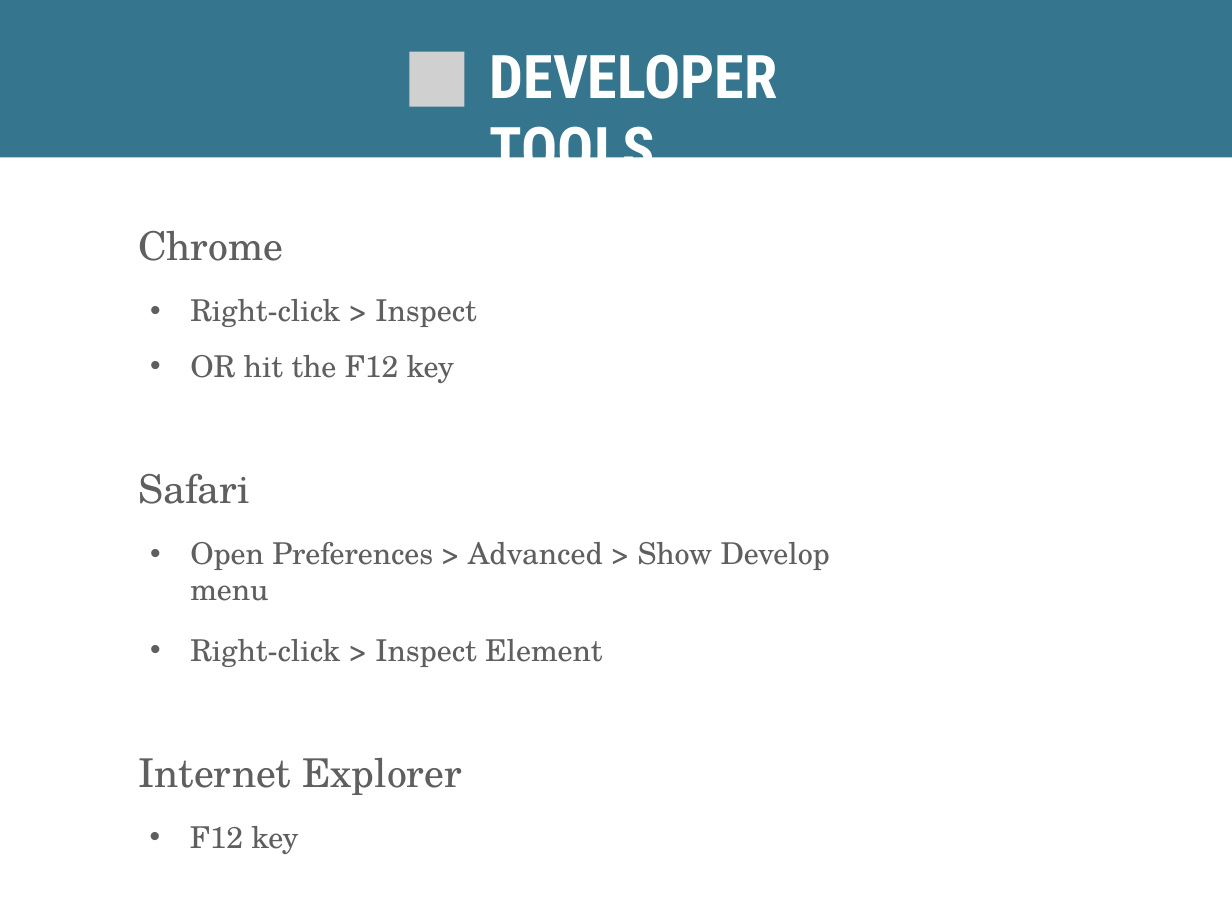
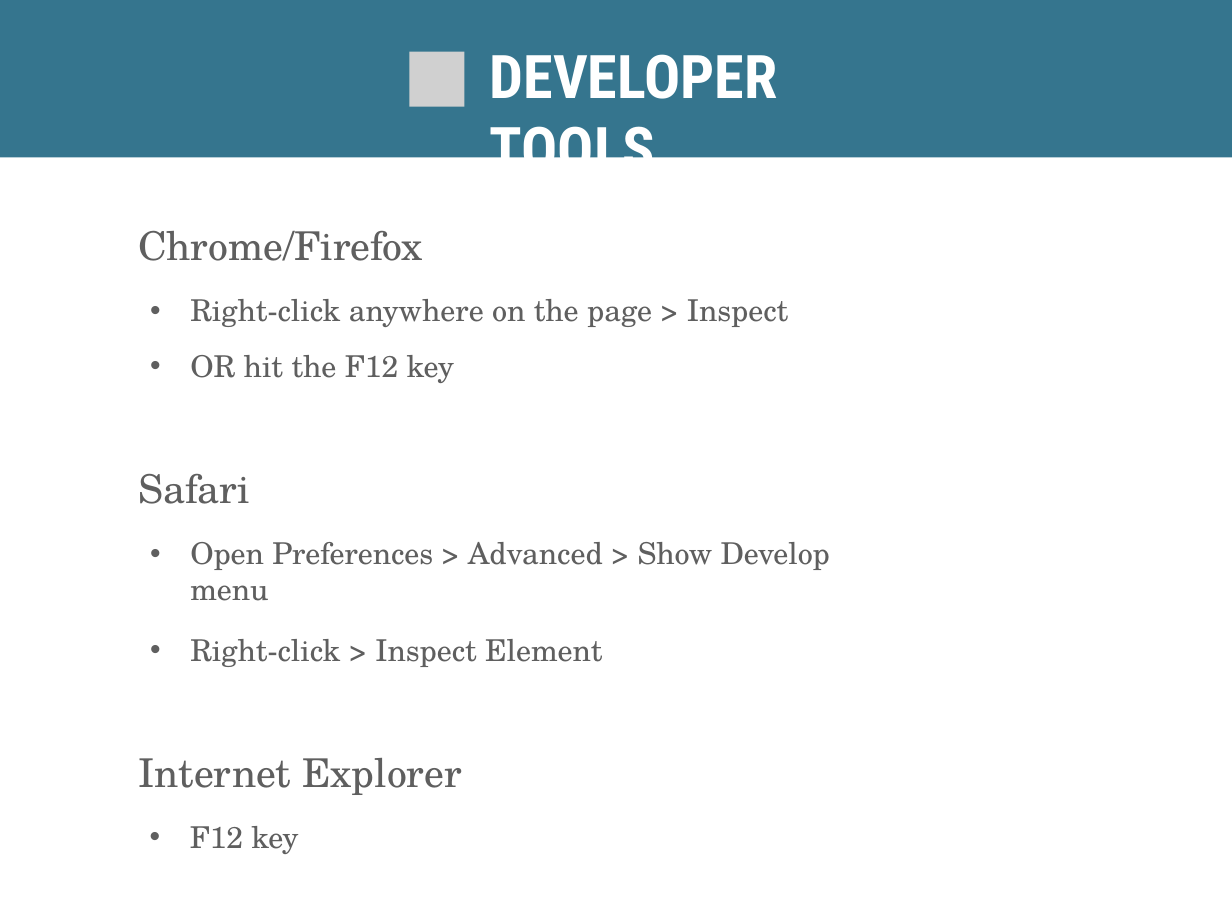
Before and after one commit to kweeket/dev-101, a slide deck: slide 15 of slides/week-1.pptx. Drawn at 1232x924 pixels with LibreOffice and Linux fonts; fonts in the diff are those of the drawing; grey boxes stand for pictures. Boxes give left, top, right and bottom in pixels: in the first picture for what was removed or moved away, otherwise in the second. Text is boxed around its words. In the diff, an @@ line names an element or a change of style, - is before the commit and + after.

```diff
--- a/slides/week-1.pptx
+++ b/slides/week-1.pptx
@@ text at [138,231,788,327]: text changed @@
-Chrome
-• Right-click > Inspect
+Chrome/Firefox
+• Right-click anywhere on the page > Inspect
```
Also in this commit, not shown: 15 other slides changed, 1 other file.
